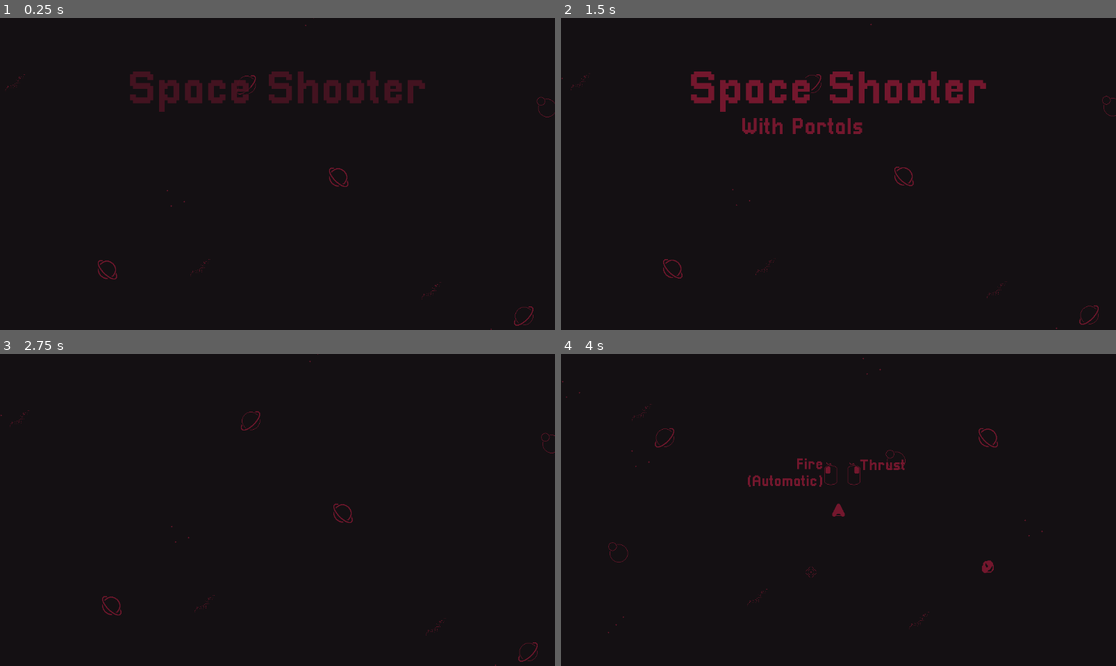
Above: before the commit, frames 1-4 (two rows, left to right).
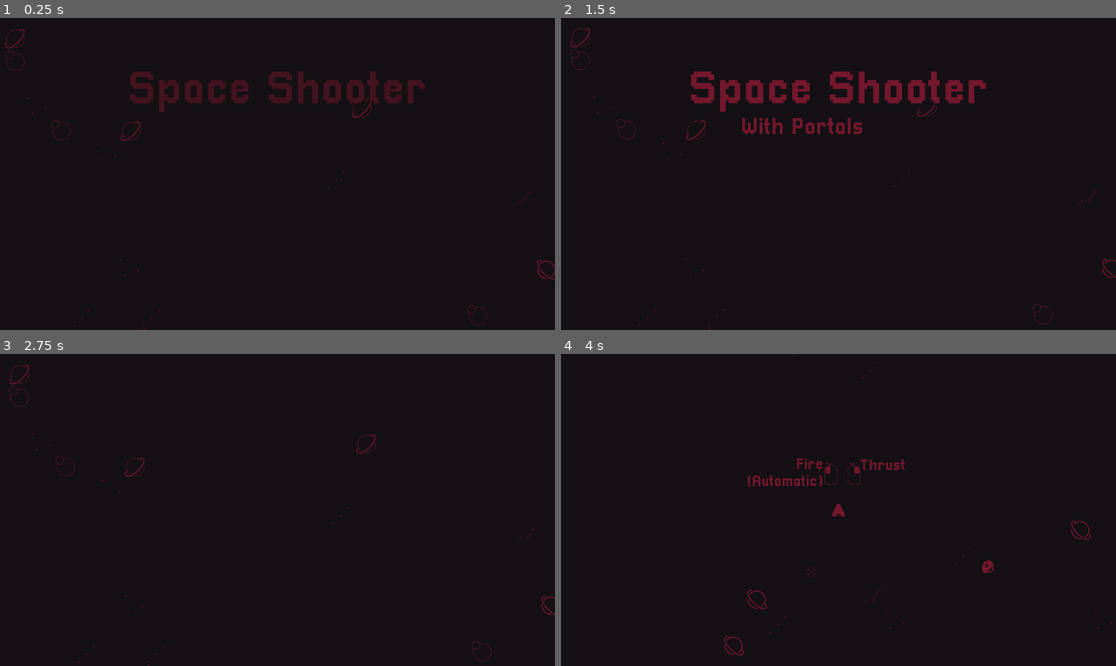
Above: after the commit, the same moments.

Repository: Ali-Wahbi/SpaceShooterWithPortals
Game: Godot game, scene res://MainMenu/main_menu.tscn
Same seed, same stepped clock (60 frames per second), same inputs: the game is played once before the commit and once after it. The engine's default icon, where the game draws it, is replaced by a stand-in: a white triangle on a blue panel in a dark square.
Inputs (mouse positions are in pixels of both pictures, inside the frame that each line leads up to):
- Up to frame 1 (0.25 s): no input
- Up to frame 2 (1.5 s): move the mouse to (960, 158) at 0.52 s; press the mouse at (960, 158) at 0.53 s; move the mouse to (727, 189) at 1.27 s; release the mouse at (727, 189) at 1.28 s; right-click (727, 189) at 1.35 s
- Up to frame 3 (2.75 s): click "Play" at 2 s
- Up to frame 4 (4 s): move the mouse to (894, 441) at 2.77 s; press the mouse at (894, 441) at 2.78 s; tap Enter at 3.5 s; move the mouse to (810, 572) at 3.52 s; release the mouse at (810, 572) at 3.53 s; right-click (810, 572) at 3.6 s

The runs differ from the first frame. In frame 1, 0.5% of the frame differs, in the area x 0-100%, y 0-100%; in frame 2, 0.5%; in frame 3, 0.6%; in frame 4, 0.4%.

Commit message:
main menu adjustment

Diff:
--- a/MainMenu/main_menu.tscn
+++ b/MainMenu/main_menu.tscn
@@ -243,9 +243,9 @@
 material = SubResource("ShaderMaterial_5de1l")
 position = Vector2(583, 354)
 tile_map_data = PackedByteArray("AAD9//7/AAABAAAAAAD8//3/AAAAAAEAAAD8//7/AAAAAAAAAAD8////AAAAAAEAAAD9////AAABAAEAAAD8/w …(384 unchanged characters)…
-rectSizeX = 30
-rectSizeY = 30
-chanceOfEmpty = 95
+rectSizeX = 20
+rectSizeY = 10
+chanceOfEmpty = 90
 
 [node name="CanvasLayer" type="CanvasLayer" parent="." unique_id=565438071]
 
--- a/globals/GlobalSignals.gd
+++ b/globals/GlobalSignals.gd
@@ -1,3 +1,3 @@
 extends Node
-
+@warning_ignore("unused_signal")
 signal RockDestroyed
